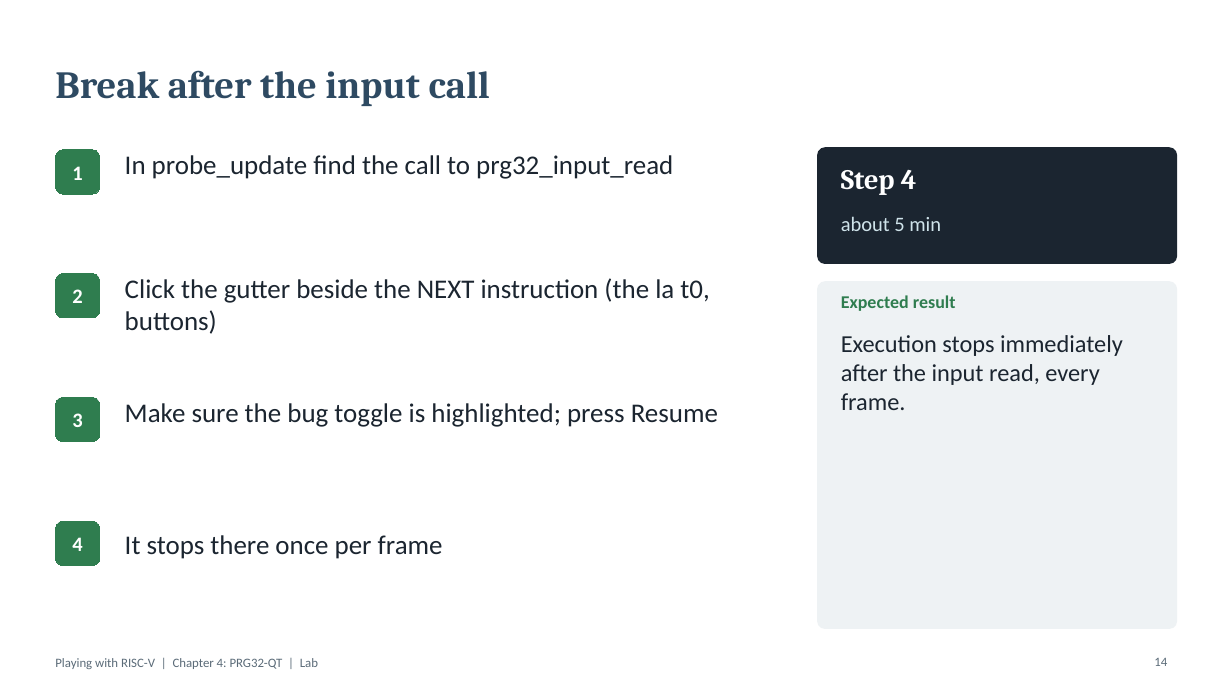
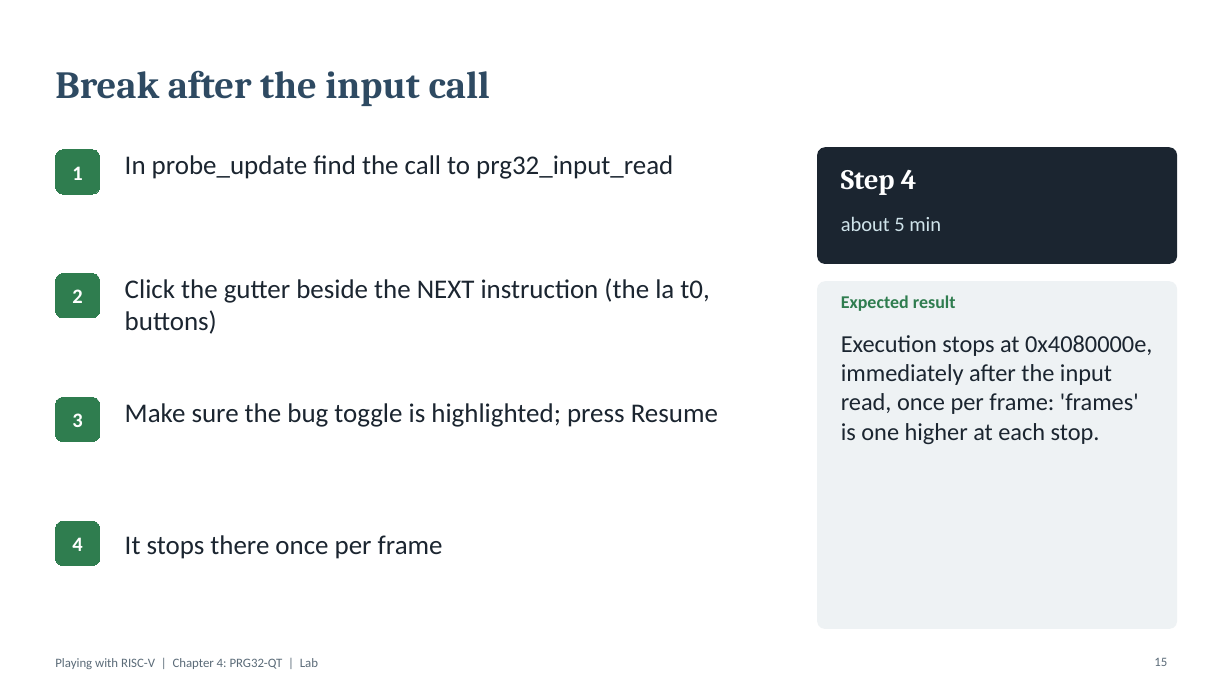
Before and after one commit to riscv-prg32/Playing-with-RISC-V_PRG32_textbook, a slide deck: slide 15 of presentations/04-prg32qt/04-prg32qt-lab.pptx (slide 14 before the commit). Drawn at 1232x693 pixels with LibreOffice and Linux fonts; fonts in the diff are those of the drawing. Boxes give left, top, right and bottom in pixels: in the first picture for what was removed or moved away, otherwise in the second. Text is boxed around its words. In the diff, an @@ line names an element or a change of style, - is before the commit and + after.

```diff
--- a/presentations/04-prg32qt/04-prg32qt-lab.pptx
+++ b/presentations/04-prg32qt/04-prg32qt-lab.pptx
@@ text at [841, 335, 1152, 444]: text changed @@
-Execution stops immediately after the input read, every frame.
+Execution stops at 0x4080000e, immediately after the input read, once per frame: 'frames' is one higher at each stop.
@@ page number at [1154, 658, 1167, 666]: text changed @@
-14
+15
```
Also in this commit, not shown: 6 other slides changed, 1 slide added, 43 other files.
